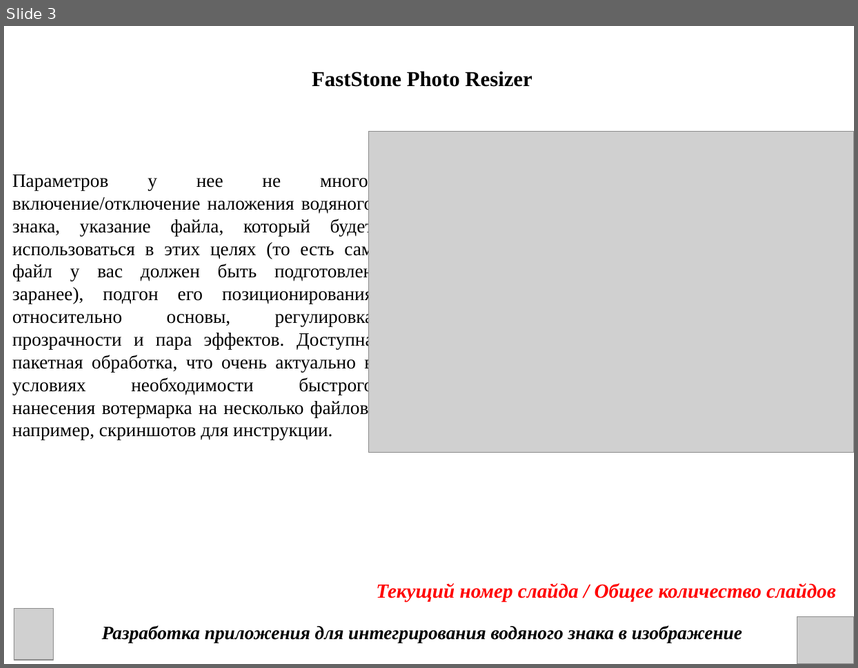
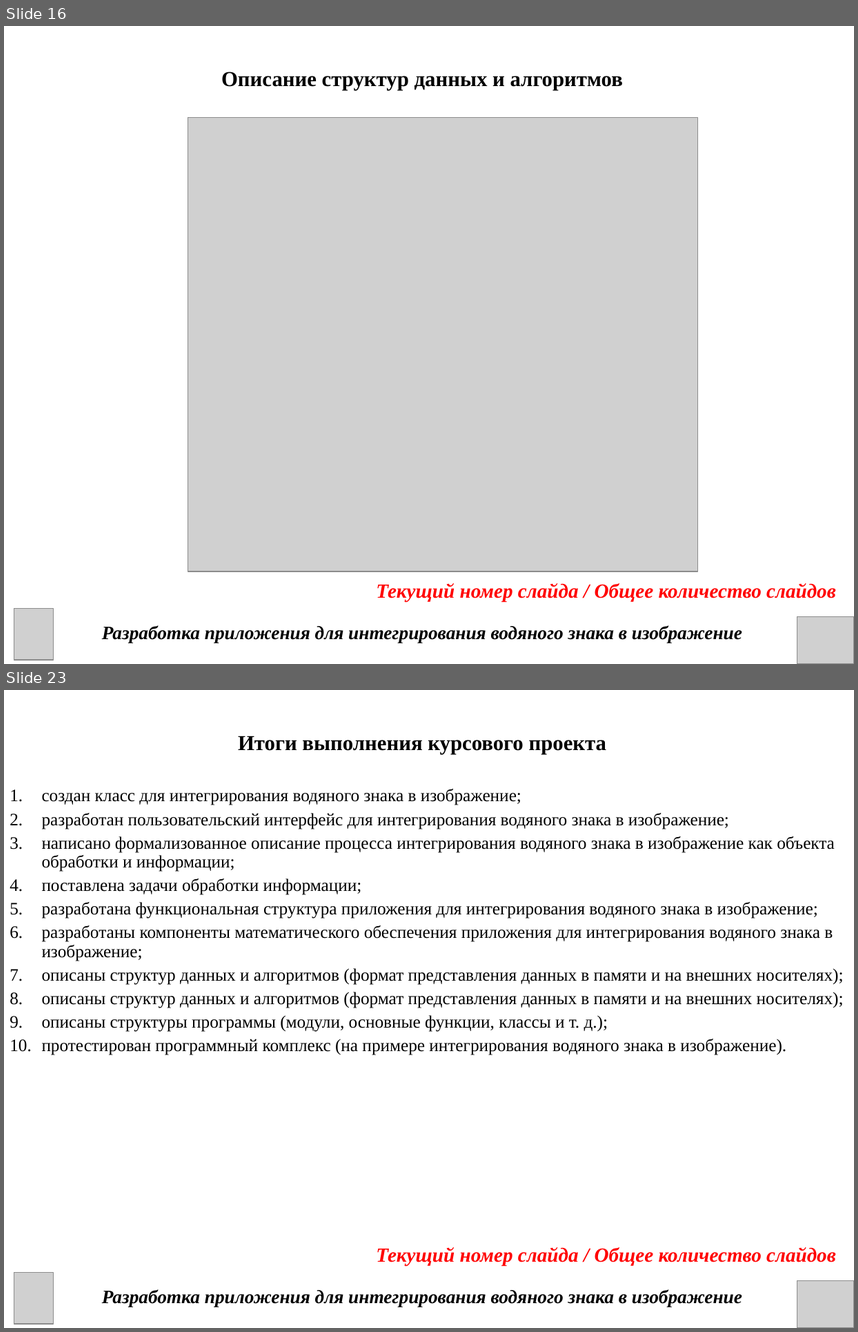
Before and after one commit to DanChoys1/DanChoys, a slide deck: КП презентация.ppt. Shown one above the other, each under a label of ours: slide 3 before the commit, slides 16 and 23 after it; the slides between them are not shown. The pictures are 858x668 and 858x1332 pixels, drawn with LibreOffice and Linux fonts; fonts in the diff are those of the drawing; grey boxes stand for pictures. Boxes give left, top, right and bottom in pixels: in the first picture for what was removed or moved away, otherwise in the second. Text is boxed around its words. In the diff, an @@ line names an element or a change of style, - is before the commit and + after.

```diff
--- a/КП презентация.ppt
+++ b/КП презентация.ppt
@@ slide 23 added at bbox=[4, 690, 854, 1328], background #FFFFFF @@
@@ text added at bbox=[238, 736, 607, 754], 18 pt, text #000000, bold @@
+Итоги выполнения курсового проекта
@@ text added at bbox=[42, 789, 844, 1055], 14.8 pt, text #000000 @@
+1. создан класс для интегрирования водяного знака в изображение;
+2. разработан пользовательский интерфейс для интегрирования водяного знака в изображение;
+3. написано формализованное описание процесса интегрирования водяного знака в изображение как объекта обработки и информации;
+4. поставлена задачи обработки информации;
+5. разработана функциональная структура приложения для интегрирования водяного знака в изображение;
+6. разработаны компоненты математического обеспечения приложения для интегрирования водяного знака в изображение;
+7. описаны структур данных и алгоритмов (формат представления данных в памяти и на внешних носителях);
+8. описаны структур данных и алгоритмов (формат представления данных в памяти и на внешних носителях);
+9. описаны структуры программы (модули, основные функции, классы и т. д.);
+10. протестирован программный комплекс (на примере интегрирования водяного знака в изображение).
@@ text added at bbox=[376, 1247, 836, 1265], 17 pt, text #FF0000, bold, italic @@
+Текущий номер слайда / Общее количество слайдов
@@ picture added at bbox=[14, 1272, 53, 1324] @@
@@ text added at bbox=[102, 1289, 742, 1306], 16 pt, text #000000, bold, italic @@
+Разработка приложения для интегрирования водяного знака в изображение
@@ picture added at bbox=[797, 1280, 854, 1328] @@
@@ what was slide 3 is now slide 16 @@
@@ slide 16 changed as well @@
@@ text at bbox=[221, 72, 623, 90]: text changed @@
-FastStone Photo Resizer
+Описание структур данных и алгоритмов
@@ picture: place and size @@
-picture at bbox=[369, 132, 854, 452]
+picture at bbox=[188, 118, 697, 572]
@@ text removed at bbox=[12, 172, 374, 439] @@
-Параметров у нее не много: включение/отключение наложения водяного знака, указание файла, который будет использоваться в этих целях (то есть сам файл у вас должен быть подготовлен заранее), подгон его позиционирования относительно основы, регулировка прозрачности и пара эффектов. Доступна пакетная обработка, что очень актуально в условиях необходимости быстрого нанесения вотермарка на несколько файлов, например, скриншотов для инструкции.
```
Also in this commit, not shown: 7 other slides changed, 11 other slides added, 2 other files.
